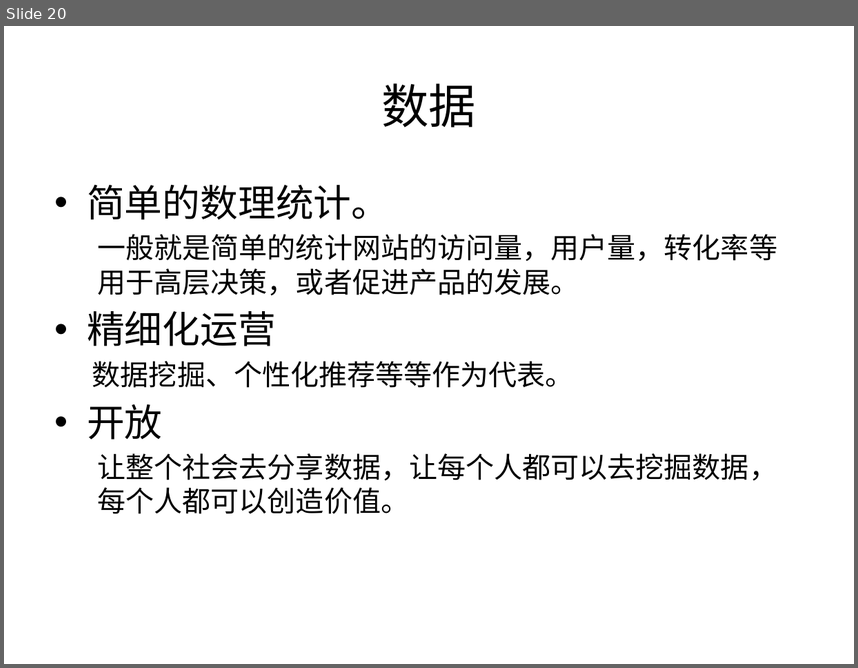
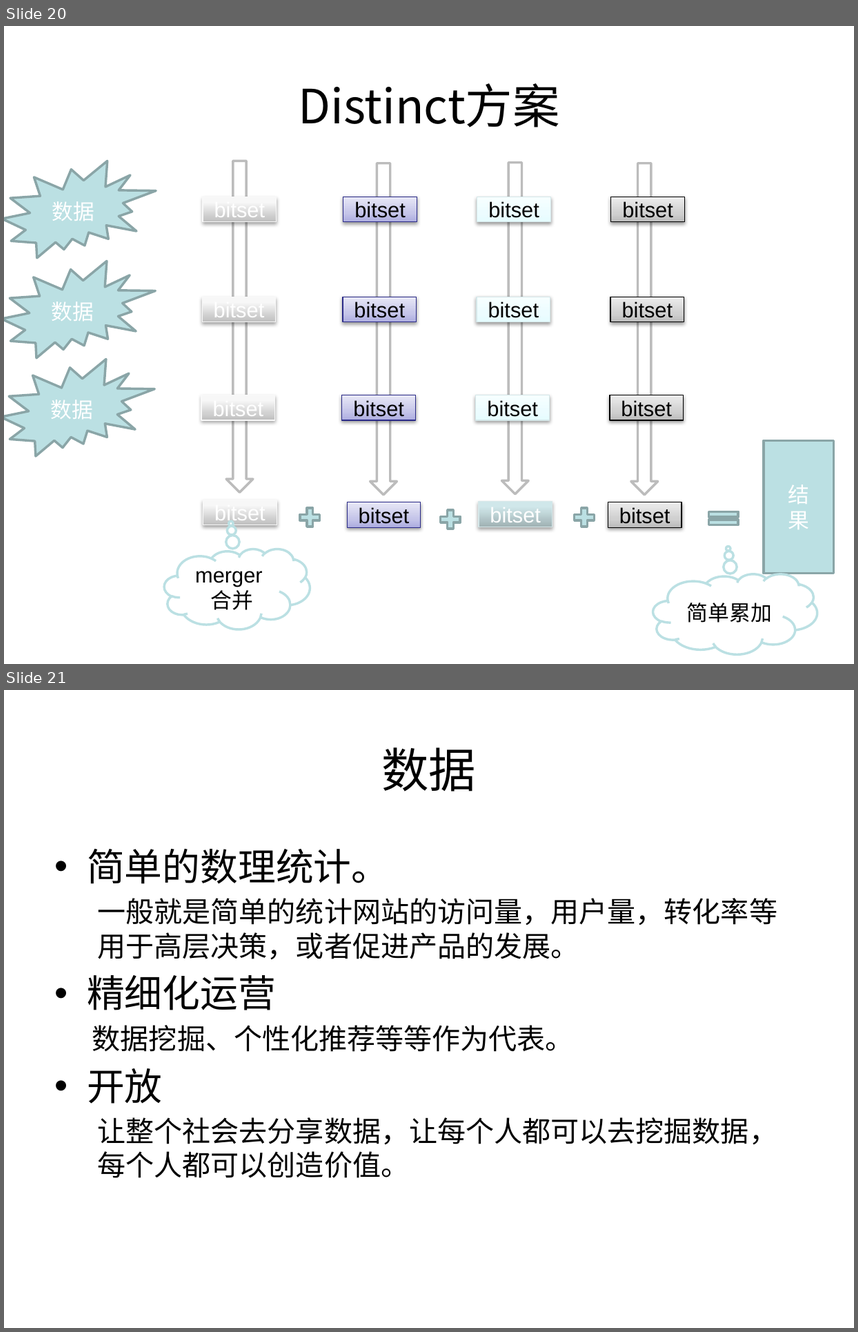
Before and after one commit to muyannian/higo, a slide deck: doc/higo.pptx. Shown one above the other, each under a label of ours: slide 20 before the commit, slides 20 and 21 after it. The pictures are 858x668 and 858x1332 pixels, drawn with LibreOffice and Linux fonts; fonts in the diff are those of the drawing; background and template pictures are left out. Boxes give left, top, right and bottom in pixels: in the first picture for what was removed or moved away, otherwise in the second. Text is boxed around its words. In the diff, an @@ line names an element or a change of style, - is before the commit and + after.

Commit message:
distinct方案

```diff
--- a/doc/higo.pptx
+++ b/doc/higo.pptx
@@ slide 20 added at box(4, 26, 854, 664), background picture (left out) @@
@@ title added at box(298, 83, 559, 127), 40 pt, text #000000 @@
+Distinct方案
@@ irregular seal added at box(4, 161, 156, 258), fill #BBE0E3, outline #8AA6A8 2 pt, 18 pt, text #FFFFFF @@
+数据
@@ down arrow added at box(227, 161, 253, 492), fill #FFFFFF, outline #BDBDBD 2 pt @@
@@ down arrow added at box(370, 163, 397, 495), fill #FFFFFF, outline #BDBDBD 2 pt @@
@@ down arrow added at box(502, 163, 528, 495), fill #FFFFFF, outline #BDBDBD 2 pt @@
@@ down arrow added at box(631, 163, 657, 495), fill #FFFFFF, outline #BDBDBD 2 pt @@
@@ rectangle added at box(203, 197, 277, 223), fill gradient #BEBEBE to #F7F7F7 to #F8F8F8, outline #F9F9F9 0.75 pt, 18 pt, text #FFFFFF @@
+bitset
@@ rectangle added at box(343, 197, 417, 223), fill gradient #ADADE1 to #C6C6E9 to #E9E9F7, outline #2A2A89 0.75 pt, 18 pt, text #000000 @@
+bitset
@@ rectangle added at box(477, 197, 551, 223), fill gradient #E6FDFF to #ECFDFF to #F8FEFF, outline #D5E8EA 0.75 pt, 18 pt, text #000000 @@
+bitset
@@ rectangle added at box(611, 197, 685, 223), fill gradient #BDBDBD to #D1D1D1 to #EEEEEE, outline #000000 0.75 pt, 18 pt, text #000000 @@
+bitset
@@ irregular seal added at box(4, 261, 155, 357), fill #BBE0E3, outline #8AA6A8 2 pt, 18 pt, text #FFFFFF @@
+数据
@@ rectangle added at box(202, 296, 276, 322), fill gradient #BEBEBE to #F7F7F7 to #F8F8F8, outline #F9F9F9 0.75 pt, 18 pt, text #FFFFFF @@
+bitset
@@ rectangle added at box(343, 296, 417, 322), fill gradient #ADADE1 to #C6C6E9 to #E9E9F7, outline #2A2A89 0.75 pt, 18 pt, text #000000 @@
+bitset
@@ rectangle added at box(477, 296, 550, 322), fill gradient #E6FDFF to #ECFDFF to #F8FEFF, outline #D5E8EA 0.75 pt, 18 pt, text #000000 @@
+bitset
@@ rectangle added at box(611, 296, 685, 322), fill gradient #BDBDBD to #D1D1D1 to #EEEEEE, outline #000000 0.75 pt, 18 pt, text #000000 @@
+bitset
@@ irregular seal added at box(4, 359, 154, 456), fill #BBE0E3, outline #8AA6A8 2 pt, 18 pt, text #FFFFFF @@
+数据
@@ rectangle added at box(201, 395, 275, 421), fill gradient #BEBEBE to #F7F7F7 to #F8F8F8, outline #F9F9F9 0.75 pt, 18 pt, text #FFFFFF @@
+bitset
@@ rectangle added at box(342, 395, 417, 421), fill gradient #ADADE1 to #C6C6E9 to #E9E9F7, outline #2A2A89 0.75 pt, 18 pt, text #000000 @@
+bitset
@@ rectangle added at box(476, 395, 550, 421), fill gradient #E6FDFF to #ECFDFF to #F8FEFF, outline #D5E8EA 0.75 pt, 18 pt, text #000000 @@
+bitset
@@ rectangle added at box(610, 395, 684, 421), fill gradient #BDBDBD to #D1D1D1 to #EEEEEE, outline #000000 0.75 pt, 18 pt, text #000000 @@
+bitset
@@ rectangle added at box(764, 440, 833, 572), fill #BBE0E3, outline #8AA6A8 2 pt, 18 pt, text #FFFFFF @@
+结
+果
@@ rectangle added at box(203, 499, 277, 525), fill gradient #BEBEBE to #F7F7F7 to #F8F8F8, outline #F9F9F9 0.75 pt, 18 pt, text #FFFFFF @@
+bitset
@@ rectangle added at box(478, 501, 553, 527), fill gradient #A0B3B5 to #D0E8EB to #D1EAEC, outline #D5E8EA 0.75 pt, 18 pt, text #FFFFFF @@
+bitset
@@ plus sign added at box(297, 505, 323, 530), fill #BBE0E3, outline #8AA6A8 2 pt @@
@@ rectangle added at box(348, 502, 421, 528), fill gradient #ADADE1 to #C6C6E9 to #E9E9F7, outline #2A2A89 0.75 pt, 18 pt, text #000000 @@
+bitset
@@ plus sign added at box(437, 506, 463, 532), fill #BBE0E3, outline #8AA6A8 2 pt @@
@@ plus sign added at box(571, 505, 597, 530), fill #BBE0E3, outline #8AA6A8 2 pt @@
@@ rectangle added at box(608, 502, 682, 528), fill gradient #BDBDBD to #D1D1D1 to #EEEEEE, outline #000000 0.75 pt, 18 pt, text #000000 @@
+bitset
@@ math equal added at box(704, 506, 744, 529), fill #BBE0E3, outline #8AA6A8 2 pt @@
@@ thought cloud added at box(165, 549, 310, 628), fill #FFFFFF, outline #BBE0E3 2 pt, 18 pt, text #000000 @@
+merger
+合并
@@ thought cloud added at box(653, 573, 818, 653), fill #FFFFFF, outline #BBE0E3 2 pt, 18 pt, text #000000 @@
+简单累加
@@ what was slide 20 is now slide 21 @@
```
